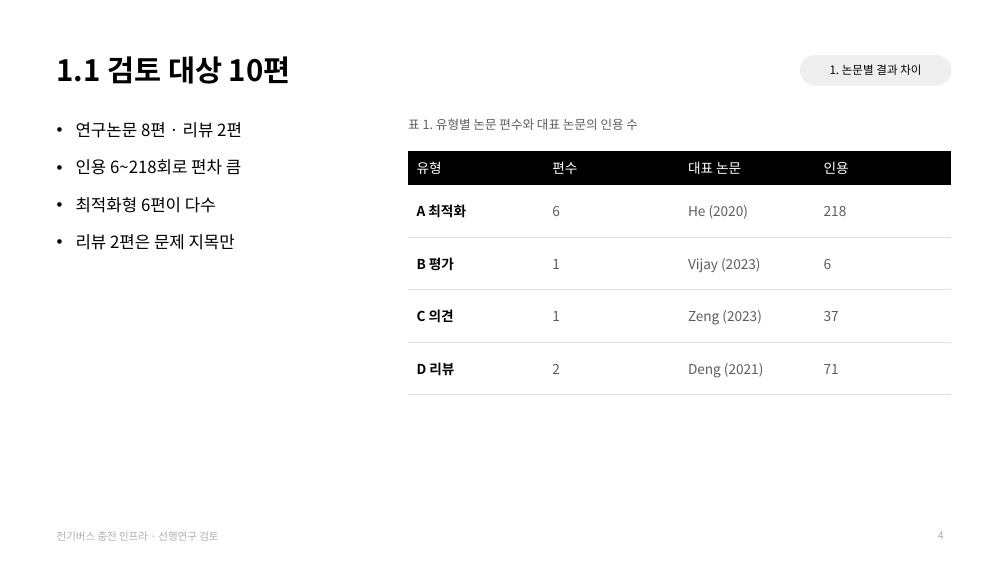
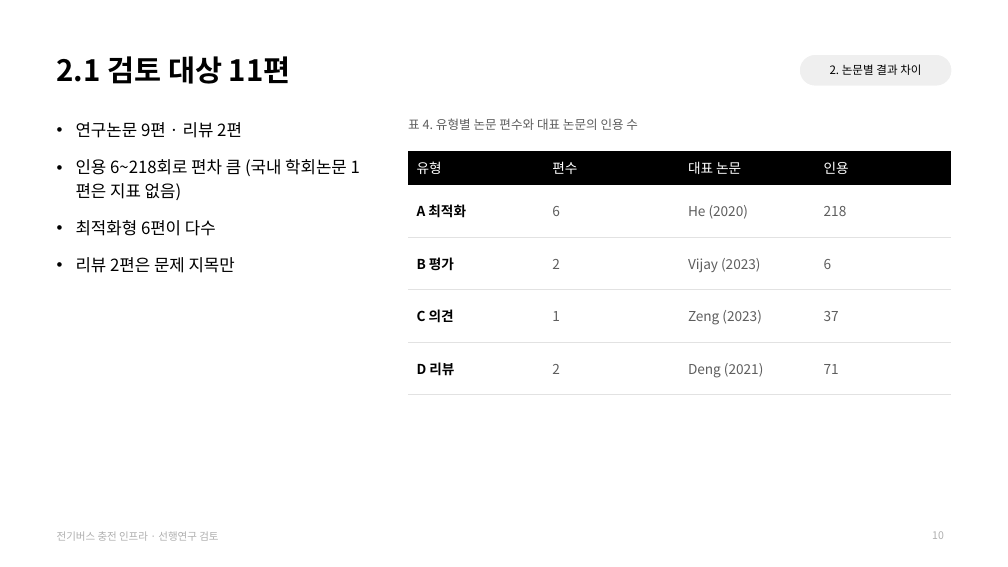
Before and after one commit to jujuwon7/presentation, a slide deck: slide 10 of 전기버스_충전인프라_선행연구_검토.pptx (slide 4 before the commit). Drawn at 1008x567 pixels with LibreOffice and Linux fonts; fonts in the diff are those of the drawing. Boxes give left, top, right and bottom in pixels: in the first picture for what was removed or moved away, otherwise in the second. Text is boxed around its words. In the diff, an @@ line names an element or a change of style, - is before the commit and + after.

```diff
--- a/전기버스_충전인프라_선행연구_검토.pptx
+++ b/전기버스_충전인프라_선행연구_검토.pptx
@@ title at (57,56,291,84): text changed @@
-1.1 검토 대상 10편
+2.1 검토 대상 11편
@@ text at (830,64,921,75): text changed @@
-1. 논문별 결과 차이
+2. 논문별 결과 차이
@@ text at (408,118,638,130): text changed @@
-표 1. 유형별 논문 편수와 대표 논문의 인용 수
+표 4. 유형별 논문 편수와 대표 논문의 인용 수
@@ text at (76,122,347,200): text changed @@
-• 연구논문 8편 · 리뷰 2편
-• 인용 6~218회로 편차 큼
+• 연구논문 9편 · 리뷰 2편
+• 인용 6~218회로 편차 큼 (국내 학회논문 1편은 지표 없음)
@@ table at (408,151,950,395) @@
-row 3, column 2: 1
+row 3, column 2: 2
@@ page number at (932,531,944,539): text changed @@
-4
+10
```
Also in this commit, not shown: 13 other slides changed, 6 slides added.
